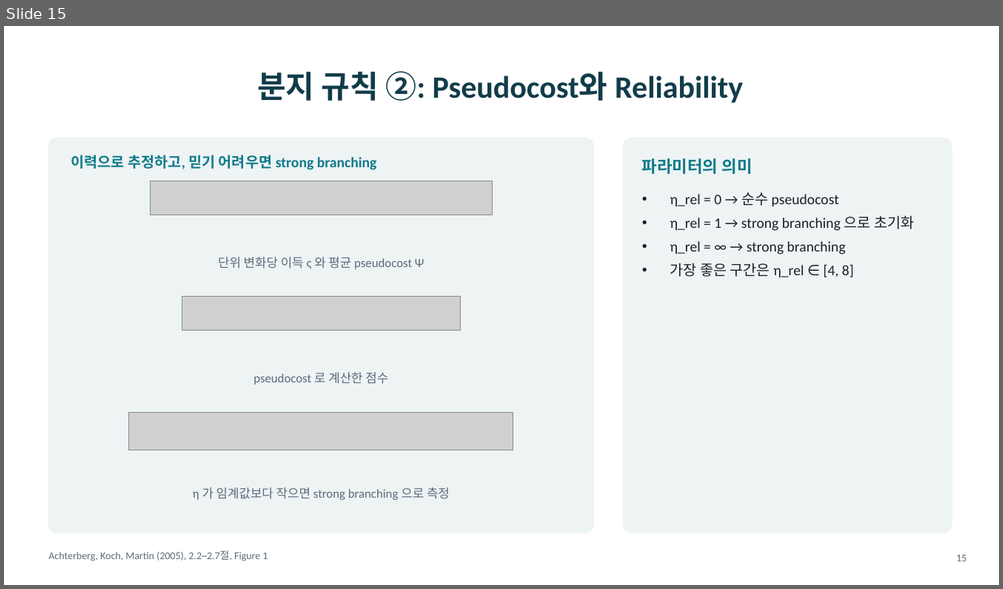
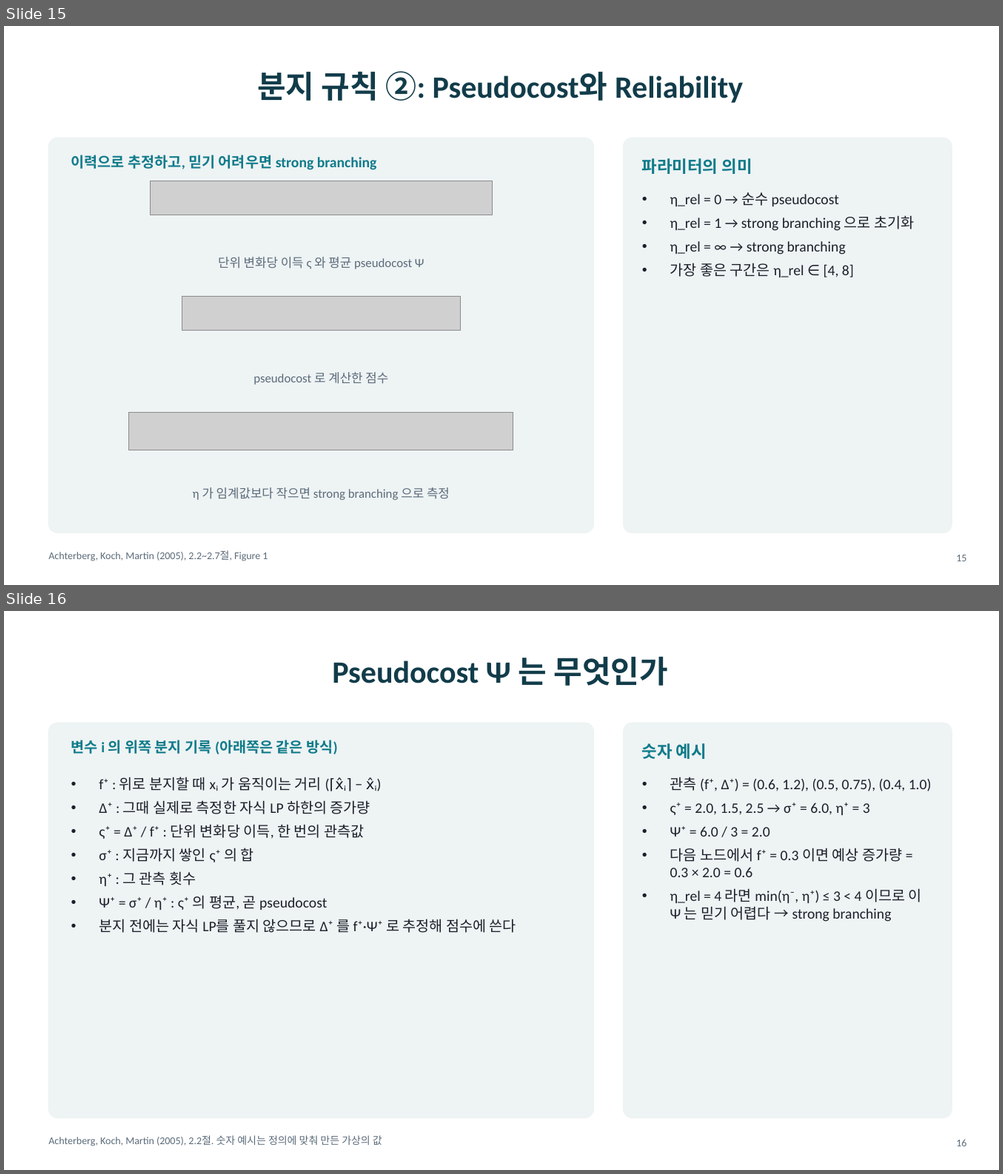
Before and after one commit to kanginhan1018-gif/Portfolio, a slide deck: public/papers/milp-acceleration-v2.pptx. Shown one above the other, each under a label of ours: slide 15 before the commit, slides 15 and 16 after it. The pictures are 1003x589 and 1003x1174 pixels, drawn with LibreOffice and Linux fonts; fonts in the diff are those of the drawing; grey boxes stand for pictures. Boxes give left, top, right and bottom in pixels: in the first picture for what was removed or moved away, otherwise in the second. Text is boxed around its words. In the diff, an @@ line names an element or a change of style, - is before the commit and + after.

```diff
--- a/public/papers/milp-acceleration-v2.pptx
+++ b/public/papers/milp-acceleration-v2.pptx
@@ slide 16 added at (4,611,999,1170), background #FFFFFF @@
@@ title added at (332,656,668,686), 30 pt, text #123C4A, bold @@
+Pseudocost Ψ 는 무엇인가
@@ rounded rectangle added at (48,723,594,1119), fill #EEF3F4, outline #EEF3F4 1 pt @@
@@ text added at (71,740,337,755), 14 pt, text #0F7B8A, bold @@
+변수 i 의 위쪽 분지 기록 (아래쪽은 같은 방식)
@@ rounded rectangle added at (623,723,951,1119), fill #EEF3F4, outline #EEF3F4 1 pt @@
@@ text added at (642,743,706,759), 16 pt, text #0F7B8A, bold @@
+숫자 예시
@@ text added at (99,777,516,933), 14 pt, text #1B1F2A @@
+• f⁺ : 위로 분지할 때 xᵢ 가 움직이는 거리 (⌈x̂ᵢ⌉ − x̂ᵢ)
+• Δ⁺ : 그때 실제로 측정한 자식 LP 하한의 증가량
+• ς⁺ = Δ⁺ / f⁺ : 단위 변화당 이득, 한 번의 관측값
+• σ⁺ : 지금까지 쌓인 ς⁺ 의 합
+• η⁺ : 그 관측 횟수
+• Ψ⁺ = σ⁺ / η⁺ : ς⁺ 의 평균, 곧 pseudocost
+• 분지 전에는 자식 LP를 풀지 않으므로 Δ⁺ 를 f⁺·Ψ⁺ 로 추정해 점수에 쓴다
@@ text added at (670,777,931,922), 14 pt, text #1B1F2A @@
+• 관측 (f⁺, Δ⁺) = (0.6, 1.2), (0.5, 0.75), (0.4, 1.0)
+• ς⁺ = 2.0, 1.5, 2.5 → σ⁺ = 6.0, η⁺ = 3
+• Ψ⁺ = 6.0 / 3 = 2.0
+• 다음 노드에서 f⁺ = 0.3 이면 예상 증가량 = 0.3 × 2.0 = 0.6
+• η_rel = 4 라면 min(η⁻, η⁺) ≤ 3 < 4 이므로 이 Ψ 는 믿기 어렵다 → strong branching
@@ text added at (48,1136,382,1147), 10 pt, text #5B6B7A @@
+Achterberg, Koch, Martin (2005), 2.2절. 숫자 예시는 정의에 맞춰 만든 가상의 값
@@ page number added at (956,1139,966,1147), 10 pt, text #5B6B7A @@
+16
```
Also in this commit, not shown: 2 other slides added, 15 other files.
